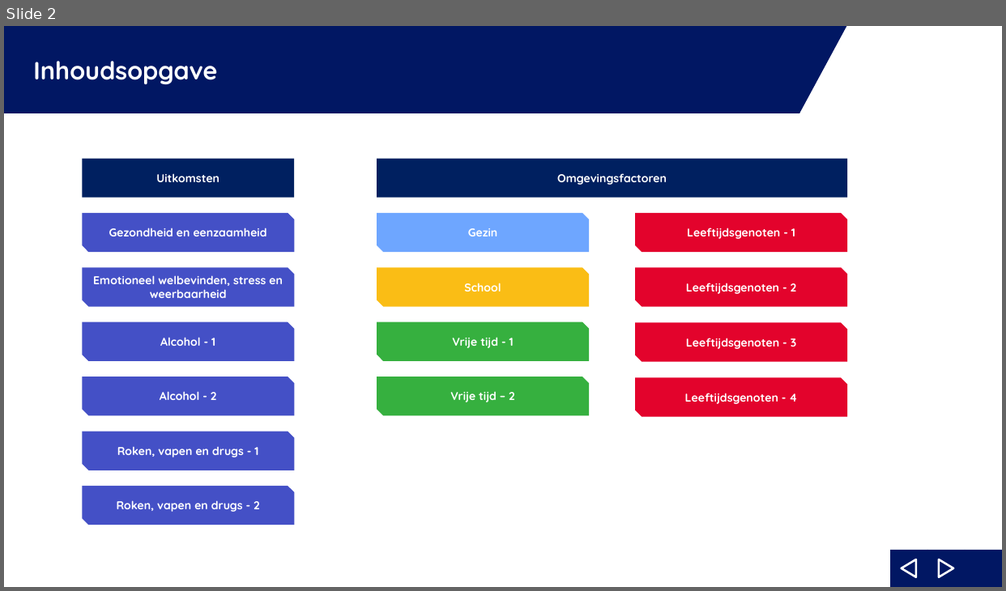
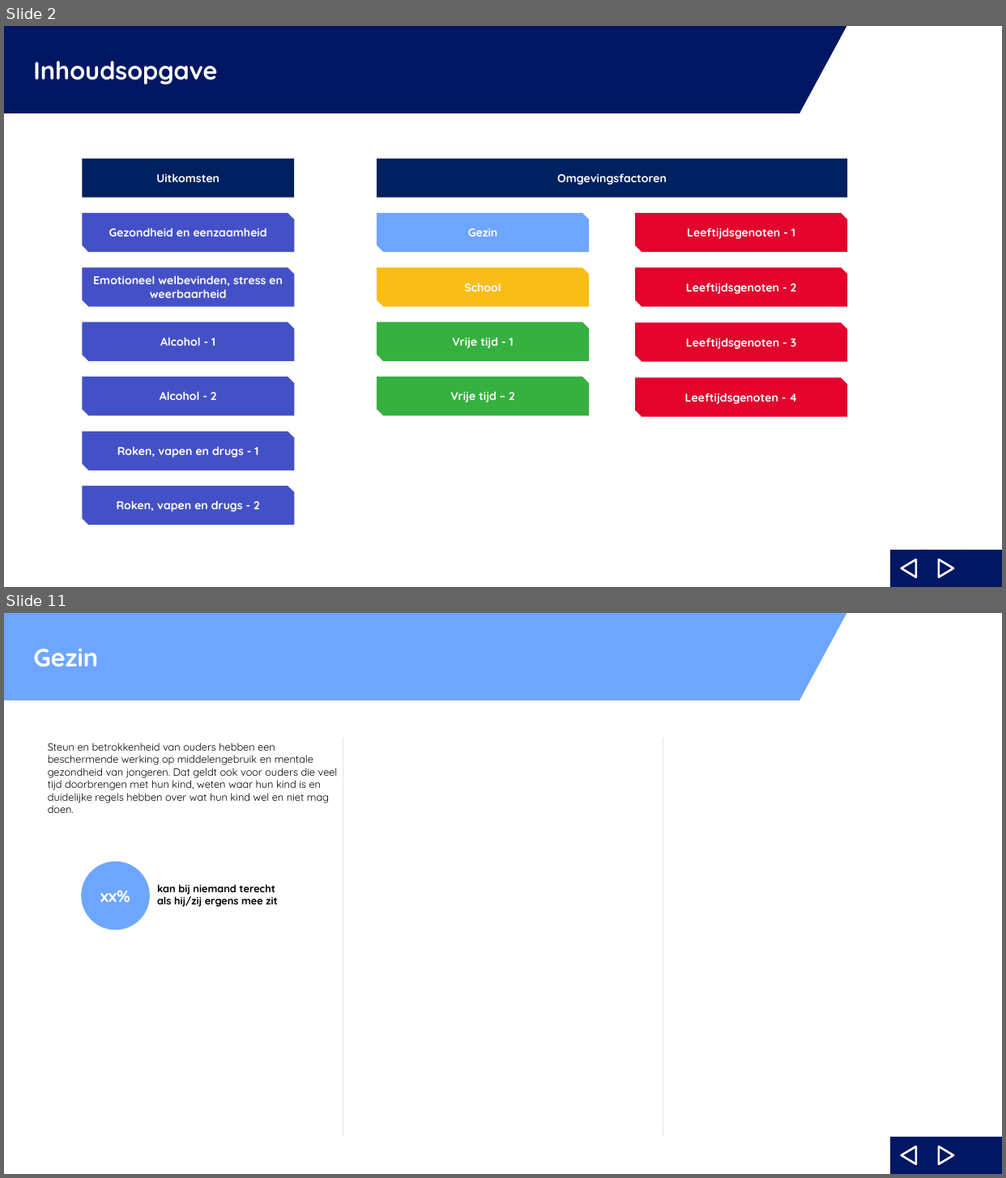
Before and after one commit to ggdatascience/reports_excel_to_powerpoint, a slide deck: oko/template rapportage oko.pptx. Shown one above the other, each under a label of ours: slide 2 before the commit, slides 2 and 11 after it; the slides between them are not shown. The pictures are 1006x591 and 1006x1178 pixels, drawn with LibreOffice and Linux fonts; fonts in the diff are those of the drawing; background and template pictures are left out. Boxes give left, top, right and bottom in pixels: in the first picture for what was removed or moved away, otherwise in the second. Text is boxed around its words. In the diff, an @@ line names an element or a change of style, - is before the commit and + after.

```diff
--- a/oko/template rapportage oko.pptx
+++ b/oko/template rapportage oko.pptx
@@ slide 11 added at (4,613,1002,1174), background #FFFFFF; not listed: 5 template elements that a slide beside it also shows @@
@@ rectangle added at (4,613,799,700), fill #6EA6FF, 24 pt, text #FFFFFF, bold @@
+Gezin
@@ right triangle added at (799,613,847,700), fill #6EA6FF @@
@@ text added at (48,743,338,813), 10 pt, text #000000 @@
+Steun en betrokkenheid van ouders hebben een beschermende werking op middelengebruik en mentale gezondheid van jongeren. Dat geldt ook voor ouders die veel tijd doorbrengen met hun kind, weten waar hun kind is en duidelijke regels hebben over wat hun kind wel en niet mag doen.
@@ line added from (343, 1137) to (343, 737), #E3E3E3 1 pt @@
@@ line added from (663, 1137) to (663, 737), #E3E3E3 1 pt @@
@@ text added at (157,884,277,907), 10 pt, text #000000, bold @@
+kan bij niemand terecht als hij/zij ergens mee zit
```
Also in this commit, not shown: 6 other slides added, 5 slides removed.
